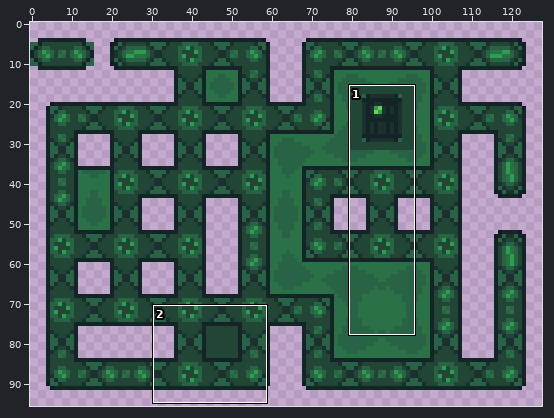
Sprite sheet -- assets/tilesets/areas/distribution-railway-5/tlr-betatexture-5-tiles.png. Above: a wide view before the commit, with the close-up outlined.
Close-up. The starting point:
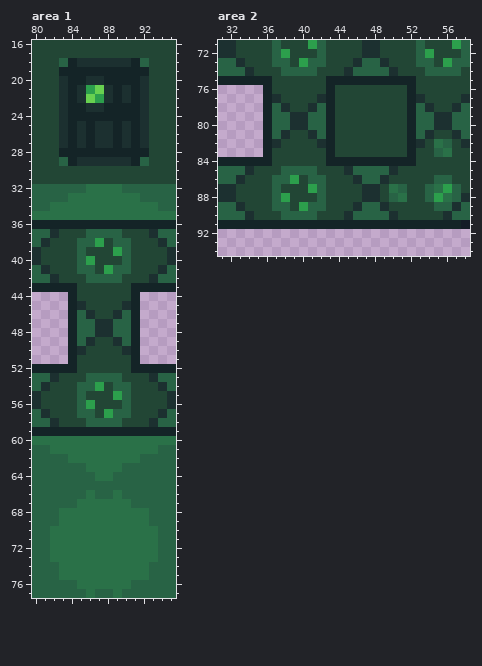
The file is 128x96 pixels. Shown: area 1: x 80..95, y 16..77; area 2: x 31..58, y 71..94.
The result:
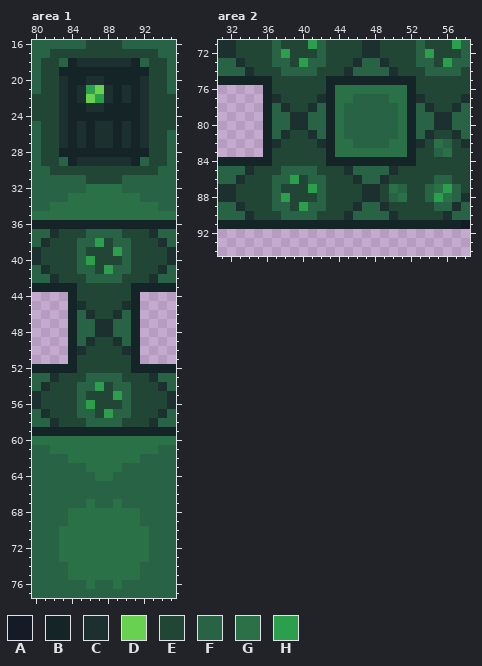
Palette (. is transparent): A #141b27  B #142427  C #1c3030  D #68d150  E #224635  F #286345  G #2a7148  H #2c9f4c
The exact change:
{"where": "area 1"}
{"y":16,"x":80,"old":"EEEEEE","new":"FFFFFF"}
{"y":16,"x":90,"old":"EEEEEE","new":"FFFFFF"}
{"y":17,"x":80,"old":"EE","new":"FF"}
{"y":17,"x":94,"old":"EE","new":"FF"}
{"y":18,"x":80,"old":"E","new":"F"}
{"y":18,"x":95,"old":"E","new":"F"}
{"y":19,"x":80,"old":"E","new":"F"}
{"y":19,"x":95,"old":"E","new":"F"}
{"y":20,"x":80,"old":"E","new":"F"}
{"y":20,"x":95,"old":"E","new":"F"}
{"y":21,"x":80,"old":"E","new":"F"}
{"y":21,"x":95,"old":"E","new":"F"}
{"y":25,"x":80,"old":"E","new":"F"}
{"y":26,"x":80,"old":"E","new":"F"}
{"y":26,"x":95,"old":"E","new":"F"}
{"y":27,"x":80,"old":"E","new":"F"}
{"y":27,"x":95,"old":"E","new":"F"}
{"y":28,"x":80,"old":"E","new":"F"}
{"y":28,"x":95,"old":"E","new":"F"}
{"y":29,"x":80,"old":"E","new":"F"}
{"y":29,"x":95,"old":"E","new":"F"}
{"y":30,"x":80,"old":"EE","new":"FF"}
{"y":30,"x":94,"old":"EE","new":"FF"}
{"y":31,"x":80,"old":"EEEEEE","new":"FFFFFF"}
{"y":31,"x":90,"old":"EEEEEE","new":"FFFFFF"}
{"y":66,"x":86,"old":"G","new":"F"}
{"y":66,"x":89,"old":"G","new":"F"}
{"y":67,"x":85,"old":"G","new":"F"}
{"y":67,"x":87,"old":"GG","new":"FF"}
{"y":67,"x":90,"old":"G","new":"F"}
{"y":68,"x":83,"old":"G","new":"F"}
{"y":68,"x":92,"old":"G","new":"F"}
{"y":69,"x":83,"old":"G","new":"F"}
{"y":69,"x":92,"old":"G","new":"F"}
{"y":70,"x":82,"old":"G","new":"F"}
{"y":70,"x":93,"old":"G","new":"F"}
{"y":71,"x":82,"old":"G","new":"F"}
{"y":71,"x":93,"old":"G","new":"F"}
{"y":72,"x":82,"old":"G","new":"F"}
{"y":72,"x":93,"old":"G","new":"F"}
{"y":73,"x":82,"old":"G","new":"F"}
{"y":73,"x":93,"old":"G","new":"F"}
{"y":74,"x":83,"old":"G","new":"F"}
{"y":74,"x":92,"old":"G","new":"F"}
{"y":75,"x":83,"old":"G","new":"F"}
{"y":75,"x":92,"old":"G","new":"F"}
{"y":76,"x":85,"old":"G","new":"F"}
{"y":76,"x":87,"old":"GG","new":"FF"}
{"y":76,"x":90,"old":"G","new":"F"}
{"y":77,"x":86,"old":"G","new":"F"}
{"y":77,"x":89,"old":"G","new":"F"}
{"where": "area 2"}
{"y":76,"x":44,"old":"EEEEEEEE","new":"GGGGGGGG"}
{"y":77,"x":44,"old":"EEEEEEEE","new":"GGFFFFGG"}
{"y":78,"x":44,"old":"EEEEEEEE","new":"GFFFFFFG"}
{"y":79,"x":44,"old":"EEEEEEEE","new":"GFFFFFFG"}
{"y":80,"x":44,"old":"EEEEEEEE","new":"GFFFFFFG"}
{"y":81,"x":44,"old":"EEEEEEEE","new":"GFFFFFFG"}
{"y":82,"x":44,"old":"EEEEEEEE","new":"GGFFFFGG"}
{"y":83,"x":44,"old":"EEEEEEEE","new":"GGGGGGGG"}
